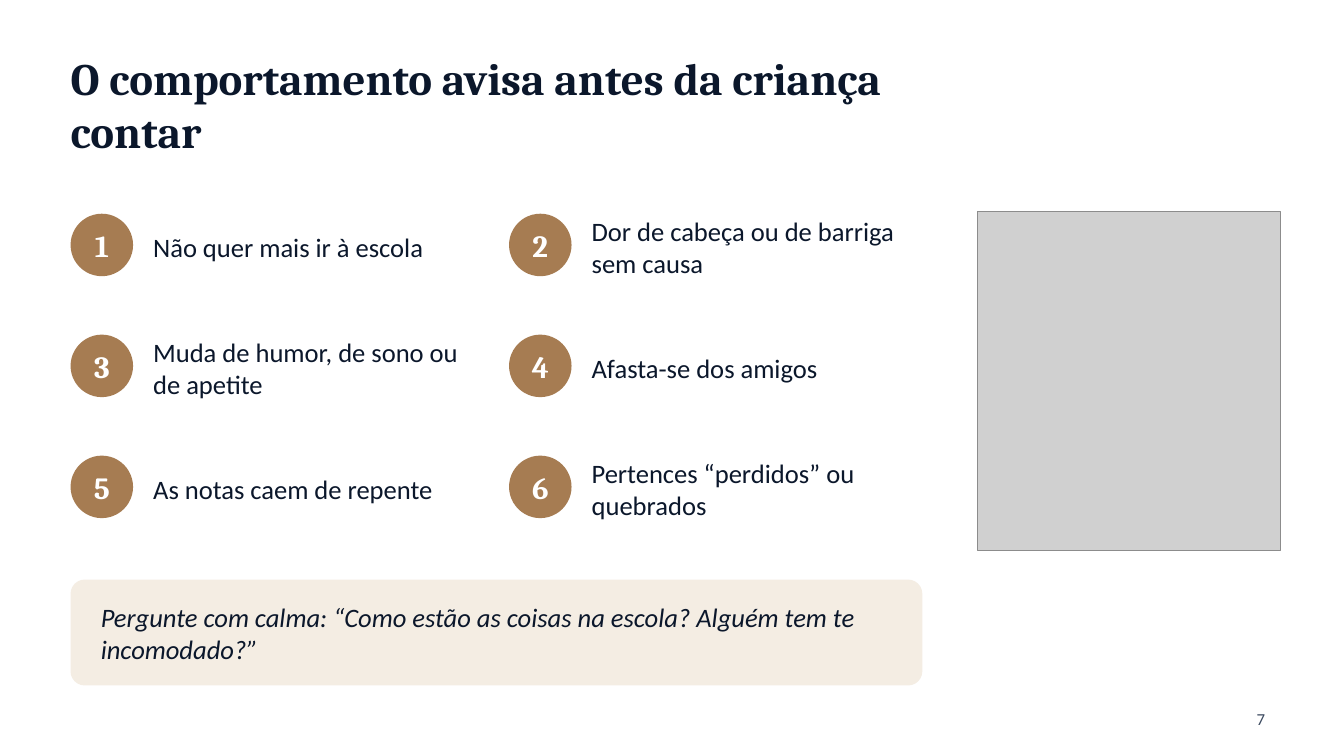
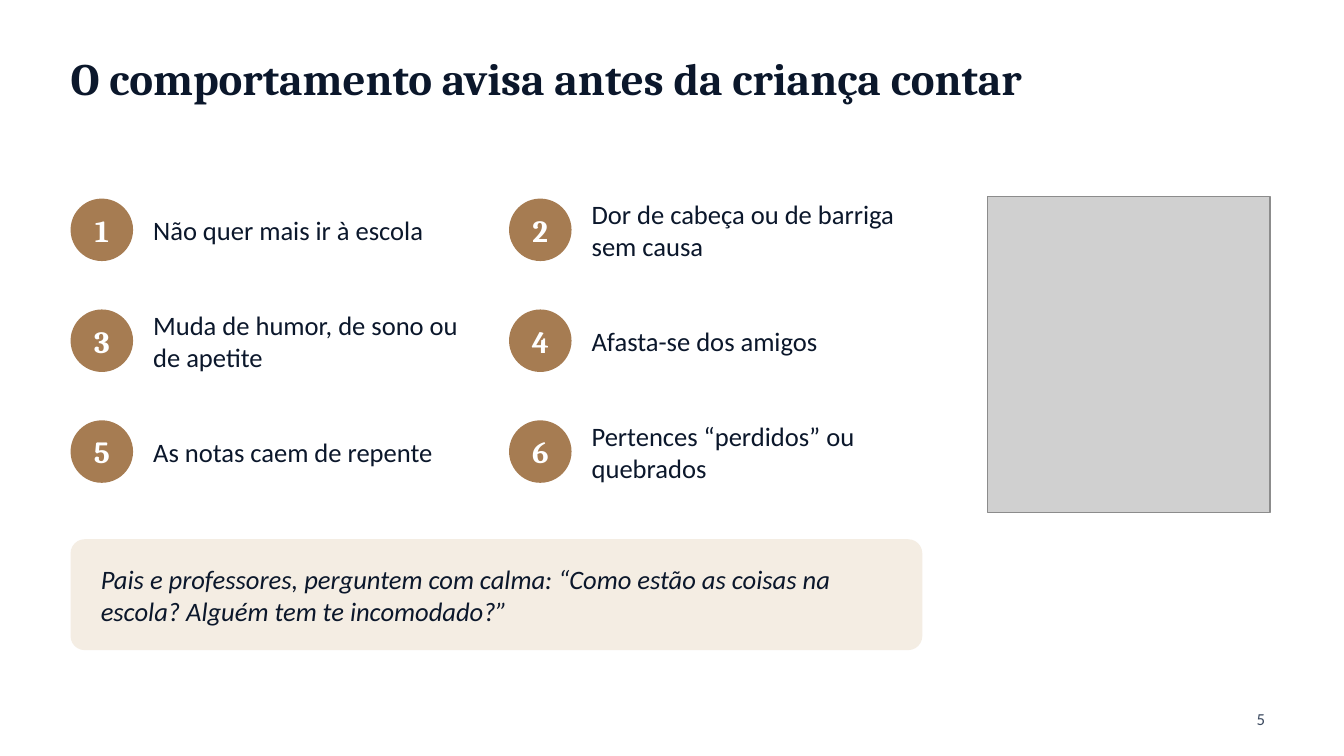
Before and after one commit to ebarroso12/ocorpoexplica, a slide deck: slide 5 of apresentacoes/bullying-saude-mental-escola.pptx (slide 7 before the commit). Drawn at 1344x756 pixels with LibreOffice and Linux fonts; fonts in the diff are those of the drawing; grey boxes stand for pictures; background and template pictures are left out. Boxes give left, top, right and bottom in pixels: in the first picture for what was removed or moved away, otherwise in the second. Text is boxed around its words. In the diff, an @@ line names an element or a change of style, - is before the commit and + after.

```diff
--- a/apresentacoes/bullying-saude-mental-escola.pptx
+++ b/apresentacoes/bullying-saude-mental-escola.pptx
@@ title "O comportamento avisa antes da ..." rewrapped from (x1=71, y1=64, x2=881, y2=149) to (x1=71, y1=64, x2=1022, y2=105) @@
@@ text "Não quer mais ir à ..." moved from (x1=153, y1=238, x2=423, y2=262) to (x1=153, y1=221, x2=423, y2=245) @@
@@ 2 texts, 2 ellipses moved together from (x1=71, y1=214, x2=572, y2=276) to (x1=71, y1=199, x2=572, y2=261) @@
@@ text "Dor de cabeça ou de ..." moved from (x1=592, y1=222, x2=894, y2=274) to (x1=592, y1=205, x2=894, y2=257) @@
@@ picture resized from (x1=978, y1=212, x2=1280, y2=551) to (x1=988, y1=197, x2=1270, y2=513) @@
@@ 4 texts, 2 ellipses moved together from (x1=71, y1=335, x2=818, y2=399) to (x1=71, y1=310, x2=818, y2=372) @@
@@ 4 texts, 2 ellipses moved together from (x1=71, y1=456, x2=854, y2=520) to (x1=71, y1=420, x2=854, y2=483) @@
@@ rounded rectangle resized from (x1=71, y1=580, x2=923, y2=686) to (x1=71, y1=539, x2=923, y2=650) @@
@@ rounded rectangle at (x1=71, y1=539, x2=923, y2=650): proportions changed @@
@@ text at (x1=101, y1=570, x2=830, y2=626): text changed @@
-Pergunte com calma: “Como estão as coisas na escola? Alguém tem te incomodado?”
+Pais e professores, perguntem com calma: “Como estão as coisas na escola? Alguém tem te incomodado?”
@@ page number at (x1=1257, y1=714, x2=1265, y2=725): text changed @@
-7
+5
```
Also in this commit, not shown: 6 other slides changed, 6 slides added, 6 slides removed, 1 other file.
